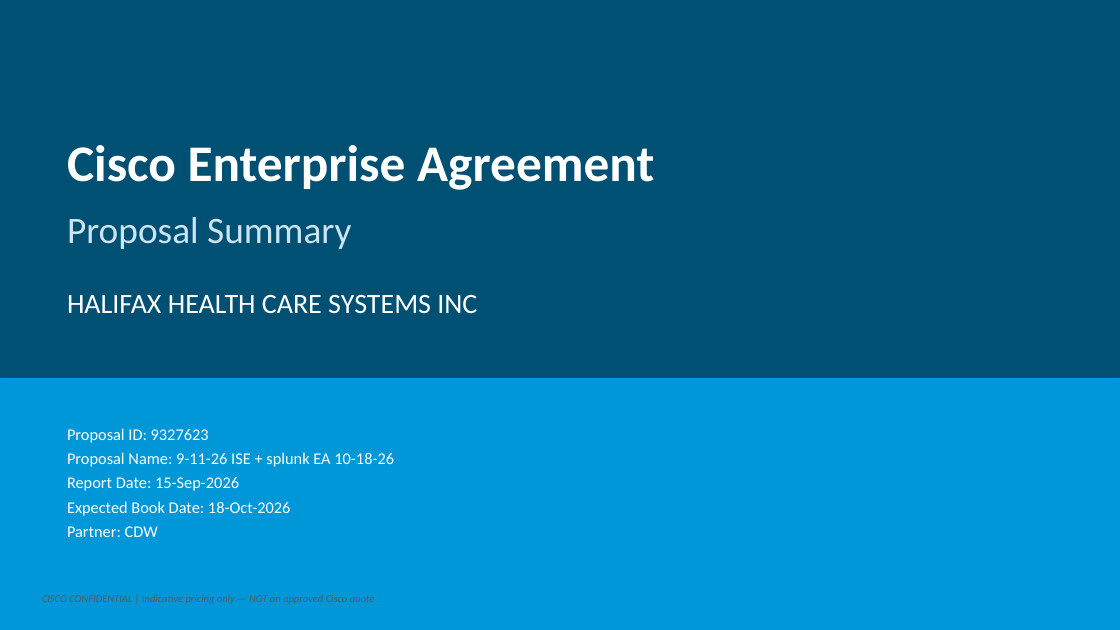
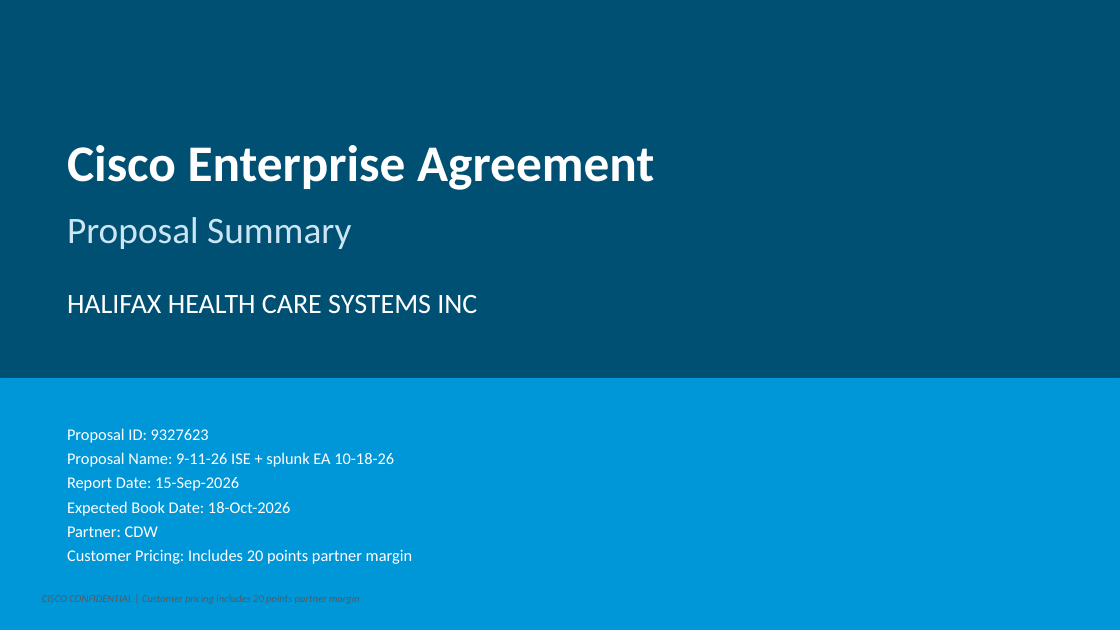
Before and after one commit to chchilds/cxvx, a slide deck: slide 1 of output/HALIFAX_HEALTH_CARE_SYSTEMS_INC_EA_Proposal_9327623.pptx. Drawn at 1120x630 pixels with LibreOffice and Linux fonts; fonts in the diff are those of the drawing. Boxes give left, top, right and bottom in pixels: in the first picture for what was removed or moved away, otherwise in the second. Text is boxed around its words. In the diff, an @@ line names an element or a change of style, - is before the commit and + after.

```diff
--- a/output/HALIFAX_HEALTH_CARE_SYSTEMS_INC_EA_Proposal_9327623.pptx
+++ b/output/HALIFAX_HEALTH_CARE_SYSTEMS_INC_EA_Proposal_9327623.pptx
@@ text at bbox=[67, 549, 412, 564]: paragraph added @@
+Customer Pricing: Includes 20 points partner margin
@@ text at bbox=[42, 595, 360, 604]: text changed @@
-CISCO CONFIDENTIAL | Indicative pricing only — NOT an approved Cisco quote
+CISCO CONFIDENTIAL | Customer pricing includes 20 points partner margin
```
Also in this commit, not shown: 7 other slides changed.
